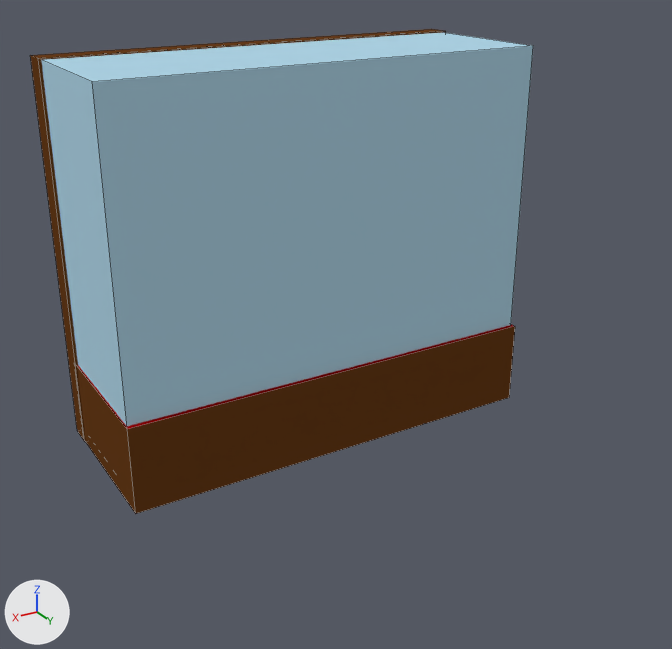
Renders of the Blender file theroom/excersizes/museum/montre_runesten.blend from each side of a commit.
One viewpoint serves both versions: a 50 mm camera at (5.06, 9.58, 5.95) aimed at (0.04, 1.22, 1.77). Every picture has the same lights, and +X, +Y and +Z are marked at lower left. Mesh edges are drawn as thin lines.

Before the edit, the objects in view are built like this:
```python
me_cube = bpy.data.meshes.new('Cube')
me_cube.from_pydata(...)  # a box spanning x -1.0..1.0, y -1.0..1.0, z -1.0..0.4
me_cube.materials.append(mat_material_001)  # blue #b0d5e7
me_cube_001 = bpy.data.meshes.new('Cube.001')
me_cube_001.from_pydata(...)  # a box spanning x -1.0..1.0, y -1.0..1.0, z -1.03..0.4
me_cube_001.materials.append(mat_material)  # brown #683d1a
me_cube_023 = bpy.data.meshes.new('Cube.023')
me_cube_023.from_pydata([(-1.0, -1.0, -0.13), (-1.0, -1.0, 1.0), (-1.0, 1.0, -0.13), (-1.0, 1.0, 1.0), (1.0, -1.0, -0.13), (1.0, -1.0, 1.0), (1.0, 1.0, -0.13), (1.0, 1.0, 1.0)], [], [(0, 1, 3, 2), (2, 3, 7, 6), (6, 7, 5, 4), (4, 5, 1, 0), (2, 6, 4, 0), (7, 3, 1, 5)])
for i in [5]: me_cube_023.polygons[i].material_index = 1
me_cube_023.materials.append(mat_material)  # brown #683d1a
me_cube_023.materials.append(mat_material_002)  # red #a50004
ob_cube_001 = bpy.data.objects.new('Cube.001', me_cube_001)
ob_cube_001.location = (-0.14, -0.88, 3.34)
ob_cube_001.rotation_euler = (0.0, 0.0, -3.142)  # degrees (0, 0, -180)
ob_cube_001.scale = (2.68, 0.16, 3.23)
ob_cube_006 = bpy.data.objects.new('Cube.006', me_cube_023)
ob_cube_006.location = (-0.14, 0.14, 0.12)
ob_cube_006.rotation_euler = (0.0, 0.0, -0.0000529)  # degrees (0, 0, -0)
ob_cube_006.scale = (2.67, 0.943, 0.943)
ob_glass_001 = bpy.data.objects.new('glass.001', me_cube)
ob_glass_001.location = (-0.14, 0.08, 3.35)
ob_glass_001.rotation_euler = (0.0, 0.0, -3.142)  # degrees (0, 0, -180)
ob_glass_001.scale = (2.64, 0.943, 3.21)
```
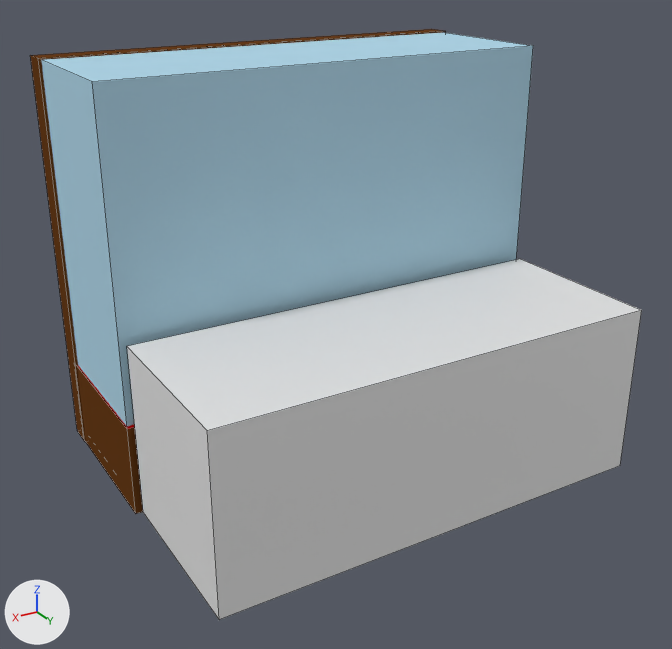
The change, as a list of edits to the scene's bpy script:
```text
Add me_cube_003:
    me_cube_003.from_pydata(...)  # a box spanning x -1.0..1.0, y -1.0..1.0, z -1.0..1.0
Add ob_front_zone:
    ob_front_zone = bpy.data.objects.new('front.zone', me_cube_003)
    ob_front_zone.location = (-0.14, 2.14, 1.04)
    ob_front_zone.scale = (2.6, 1.0, 1.0)
```

Where the change shows, as pixel boxes (x1, y1, x2, y2) in the pictures (672 x 649 px):
'front.zone', added
    after: (127, 259, 642, 620)
'Cube.006', unchanged, covered by the edit
    before: (77, 324, 515, 514)
    after: (77, 365, 143, 514)
